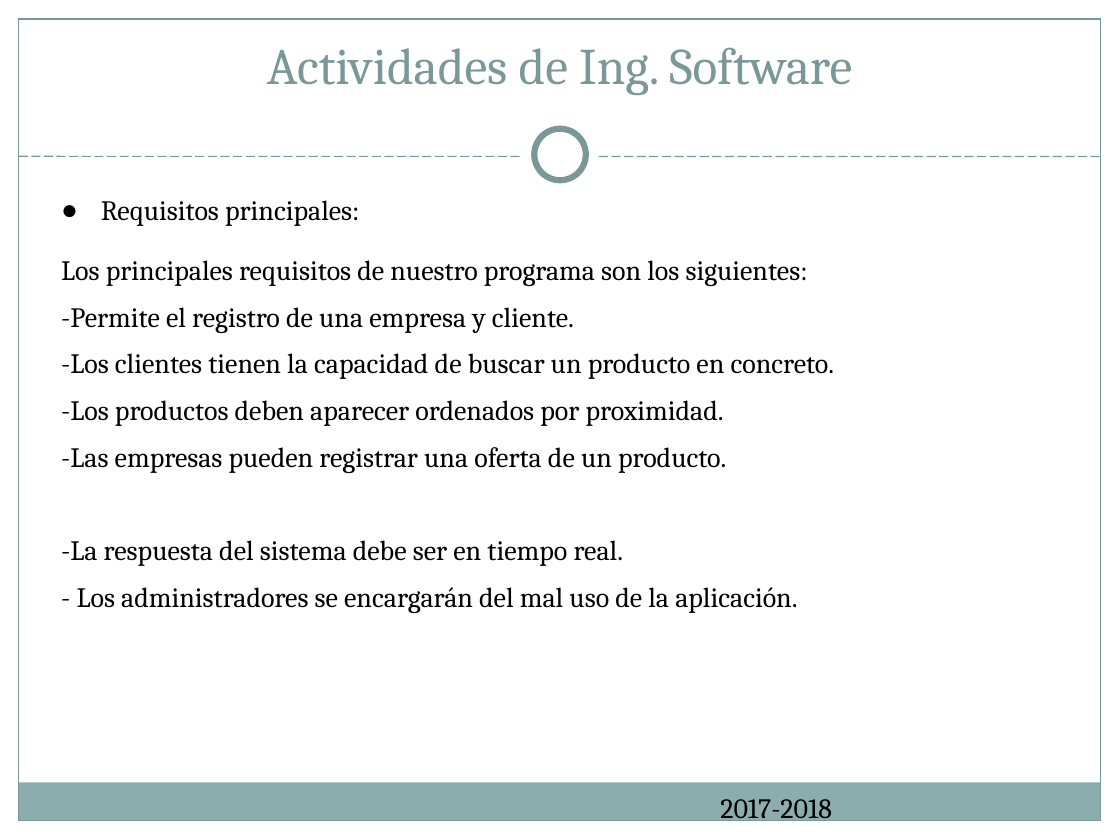
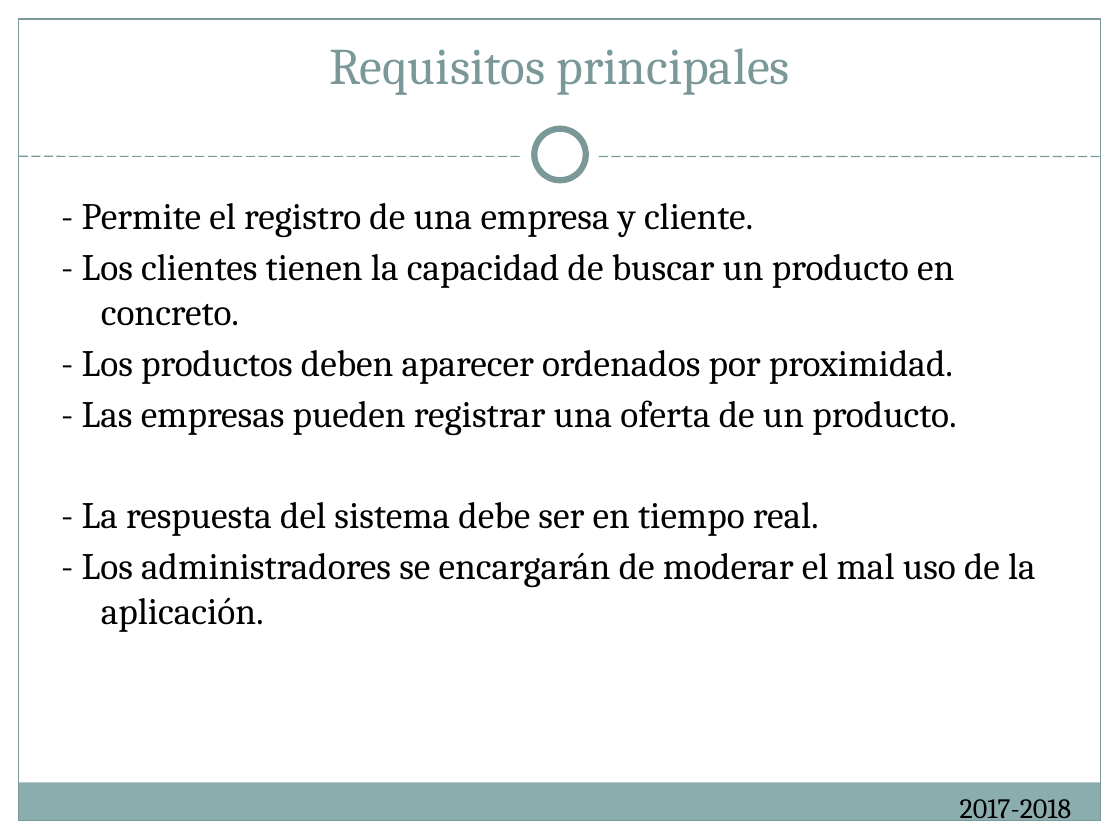
Before and after one commit to ReivajRa/Cooking_Ingenieros, a slide deck: slide 7 of Documentación/Cheap Deal presentacion.ppt (slide 6 before the commit). Drawn at 1120x840 pixels with LibreOffice and Linux fonts; fonts in the diff are those of the drawing. Boxes give left, top, right and bottom in pixels: in the first picture for what was removed or moved away, otherwise in the second. Text is boxed around its words. In the diff, an @@ line names an element or a change of style, - is before the commit and + after.

```diff
--- a/Documentación/Cheap Deal presentacion.ppt
+++ b/Documentación/Cheap Deal presentacion.ppt
@@ title at (329,48,790,95): text changed @@
-Actividades de Ing. Software
+Requisitos principales
@@ text at (82,203,1036,632): text changed; size 18 to 24 pt @@
-● Requisitos principales:
-Los principales requisitos de nuestro programa son los siguientes:
--Permite el registro de una empresa y cliente.
--Los clientes tienen la capacidad de buscar un producto en concreto.
--Los productos deben aparecer ordenados por proximidad.
--Las empresas pueden registrar una oferta de un producto.
--La respuesta del sistema debe ser en tiempo real.
-- Los administradores se encargarán del mal uso de la aplicación.
+- Permite el registro de una empresa y cliente.
+- Los clientes tienen la capacidad de buscar un producto en concreto.
+- Los productos deben aparecer ordenados por proximidad.
+- Las empresas pueden registrar una oferta de un producto.
+- La respuesta del sistema debe ser en tiempo real.
+- Los administradores se encargarán de moderar el mal uso de la aplicación.
@@ text "2017-2018" at (960,799,1072,824): alignment left to right @@
```
Also in this commit, not shown: 13 other slides changed, 4 slides added, 8 slides removed, 13 other files.
